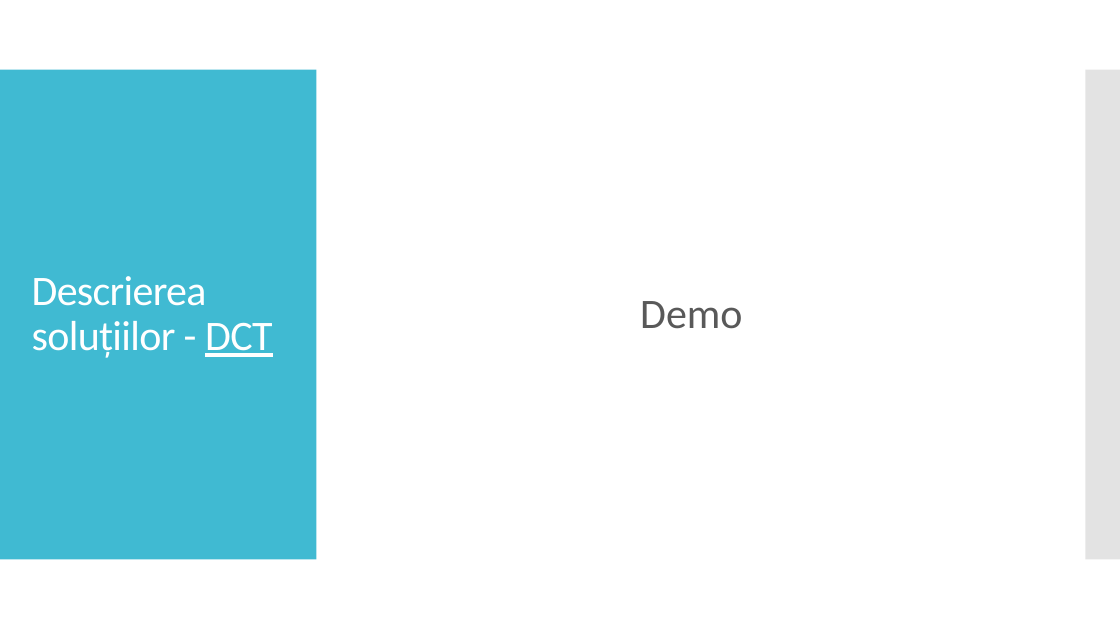
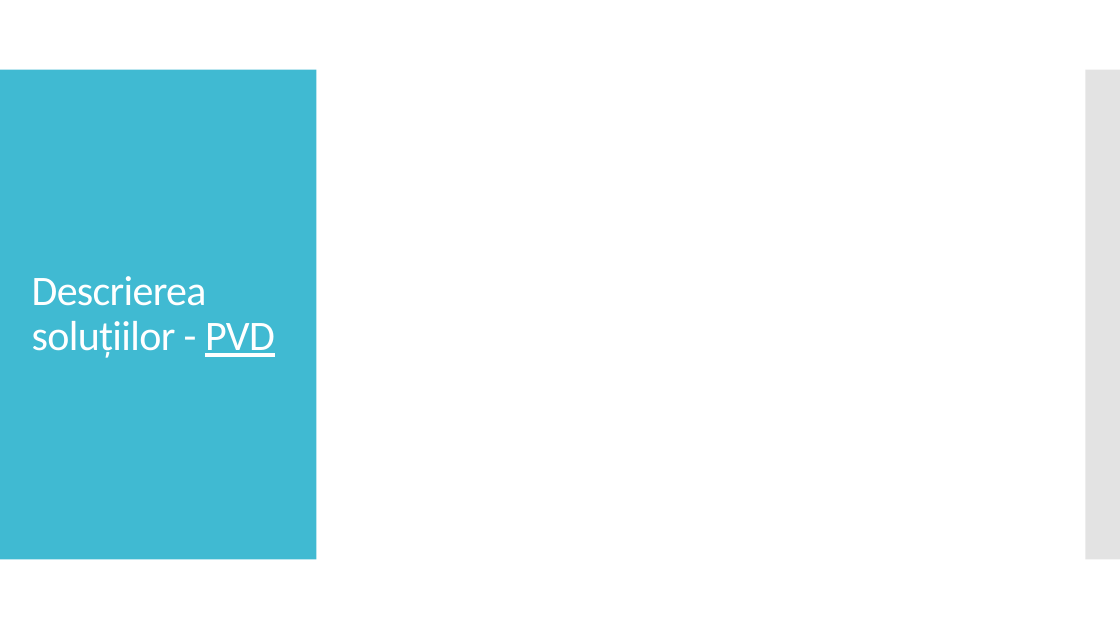
Before and after one commit to AlexDomnaru/StegoAlgorithms, a slide deck: slide 17 of Licenta2018DomnaruAlexandru/Prezentare.pptx (slide 24 before the commit). Drawn at 1120x630 pixels with LibreOffice and Linux fonts; fonts in the diff are those of the drawing; grey boxes stand for pictures. Boxes give left, top, right and bottom in pixels: in the first picture for what was removed or moved away, otherwise in the second. Text is boxed around its words. In the diff, an @@ line names an element or a change of style, - is before the commit and + after.

```diff
--- a/Licenta2018DomnaruAlexandru/Prezentare.pptx
+++ b/Licenta2018DomnaruAlexandru/Prezentare.pptx
@@ title at (x1=32, y1=276, x2=275, y2=358): text changed @@
-Descrierea soluțiilor - DCT
+Descrierea soluțiilor - PVD
@@ text removed at (x1=640, y1=301, x2=742, y2=329) @@
-Demo
```
Also in this commit, not shown: 8 other slides changed, 3 slides added, 15 other files.
